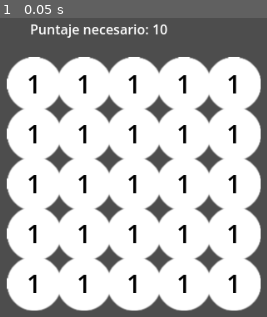
Above: before the commit, frame 1.
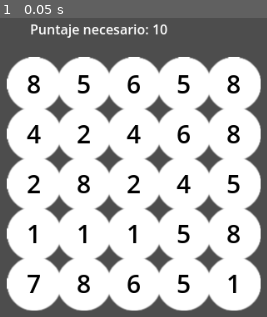
Above: after the commit, the same moment.

Repository: FGHawkeye/minigamejam189_cooking
Game: Godot game, scene res://scenes/main.tscn
The game is run twice, just before and just after one commit, with the same random seed, the same clock (stepped at 60 frames per second) and the same inputs. The project has no main scene, so this scene is started directly.
Inputs:
- Up to frame 1 (0.05 s): no input

The runs differ from the first frame. In frame 1, 4.2% of the frame differs, in the area x 10-90%, y 19-92%.

Commit message:
incorporación de numero aleatorios para ingredientes

Diff:
--- a/scenes/ingrediente.tscn
+++ b/scenes/ingrediente.tscn
@@ -1,7 +1,8 @@
-[gd_scene load_steps=5 format=3 uid="uid://bgeiuljqf4ubf"]
+[gd_scene load_steps=6 format=3 uid="uid://bgeiuljqf4ubf"]
 
 [ext_resource type="Script" uid="uid://b1kfunqjdqqqe" path="res://scripts/clickIngrediente.gd" id="2_dwhbi"]
 [ext_resource type="Texture2D" uid="uid://8mqowtlomqef" path="res://sprites/ingrediente_mock.png" id="2_hsx5i"]
+[ext_resource type="Script" uid="uid://cmcacupptqeik" path="res://scripts/numIngredientes.gd" id="2_jennl"]
 
 [sub_resource type="LabelSettings" id="LabelSettings_u2cdj"]
 font_size = 30
@@ -12,13 +13,13 @@
 
 [node name="Ingrediente" type="Sprite2D"]
 texture = ExtResource("2_hsx5i")
+script = ExtResource("2_jennl")
 
-[node name="Label" type="Label" parent="."]
+[node name="LabelIngr" type="Label" parent="."]
 offset_left = -27.0
 offset_top = -22.0
 offset_right = 27.0
 offset_bottom = 21.0
-text = "1"
 label_settings = SubResource("LabelSettings_u2cdj")
 horizontal_alignment = 1
 vertical_alignment = 1
--- /dev/null
+++ b/scripts/numIngredientes.gd
@@ -0,0 +1,5 @@
+extends Node
+func _ready():
+	var numIngr
+	numIngr = int(randf_range(1,9))
+	$LabelIngr.text = str(numIngr)
Not shown, added: scripts/numIngredientes.gd.uid
